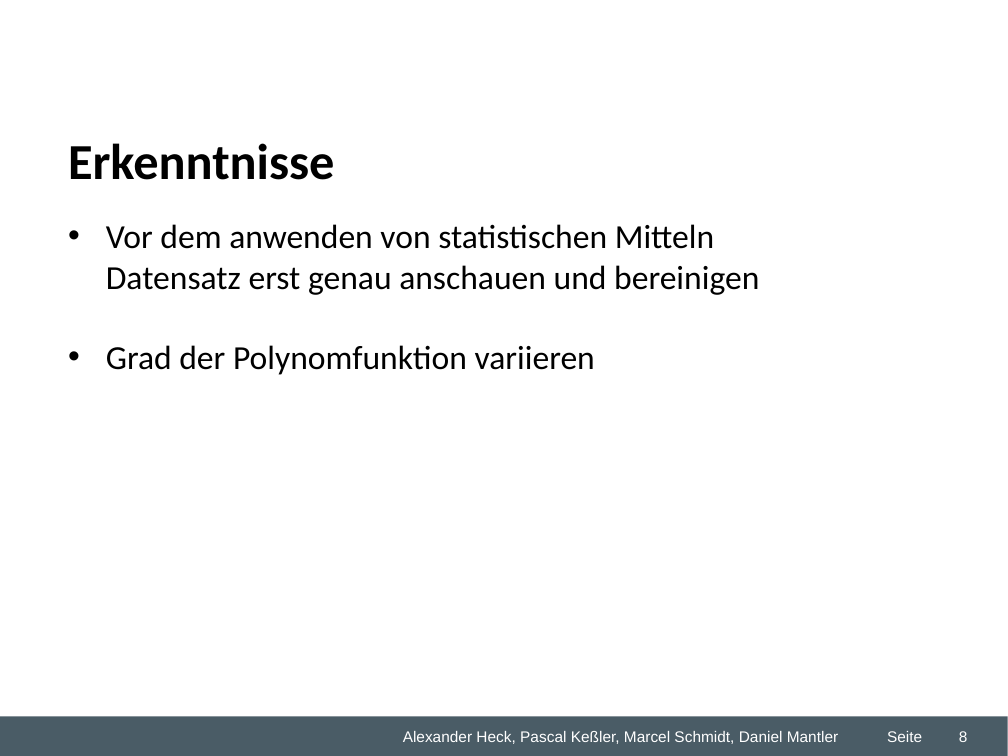
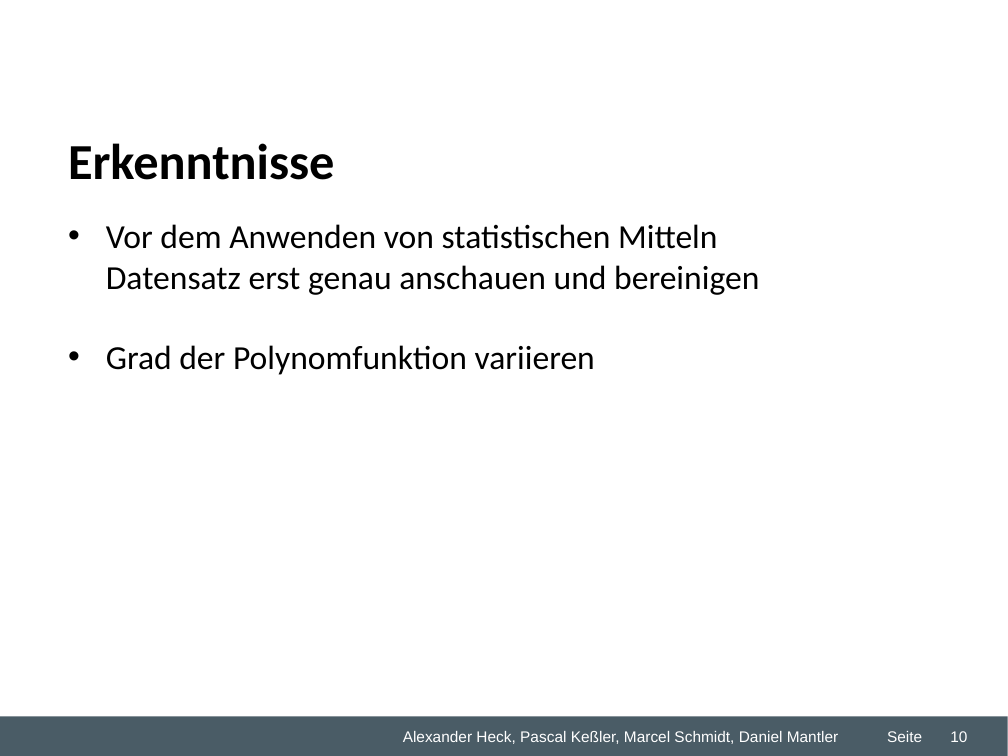
Before and after one commit to dmntlr/predictiveproject, a slide deck: slide 10 of Desktop/Studium/5. Semester/Predictive Analytics/Gruppenarbeit/WZ2 Predicitve Analytics Übung.ppt (slide 8 before the commit). Drawn at 1008x756 pixels with LibreOffice and Linux fonts; fonts in the diff are those of the drawing; background and template pictures are left out. Boxes give left, top, right and bottom in pixels: in the first picture for what was removed or moved away, otherwise in the second. Text is boxed around its words. In the diff, an @@ line names an element or a change of style, - is before the commit and + after.

```diff
--- a/Desktop/Studium/5. Semester/Predictive Analytics/Gruppenarbeit/WZ2 Predicitve Analytics Übung.ppt
+++ b/Desktop/Studium/5. Semester/Predictive Analytics/Gruppenarbeit/WZ2 Predicitve Analytics Übung.ppt
@@ text at (106,224,759,295): text changed @@
-• Vor dem anwenden von statistischen Mitteln Datensatz erst genau anschauen und bereinigen
+• Vor dem Anwenden von statistischen Mitteln Datensatz erst genau anschauen und bereinigen
@@ page number at (950,731,967,742): text changed @@
-8
+10
```
Also in this commit, not shown: 2 slides added.
